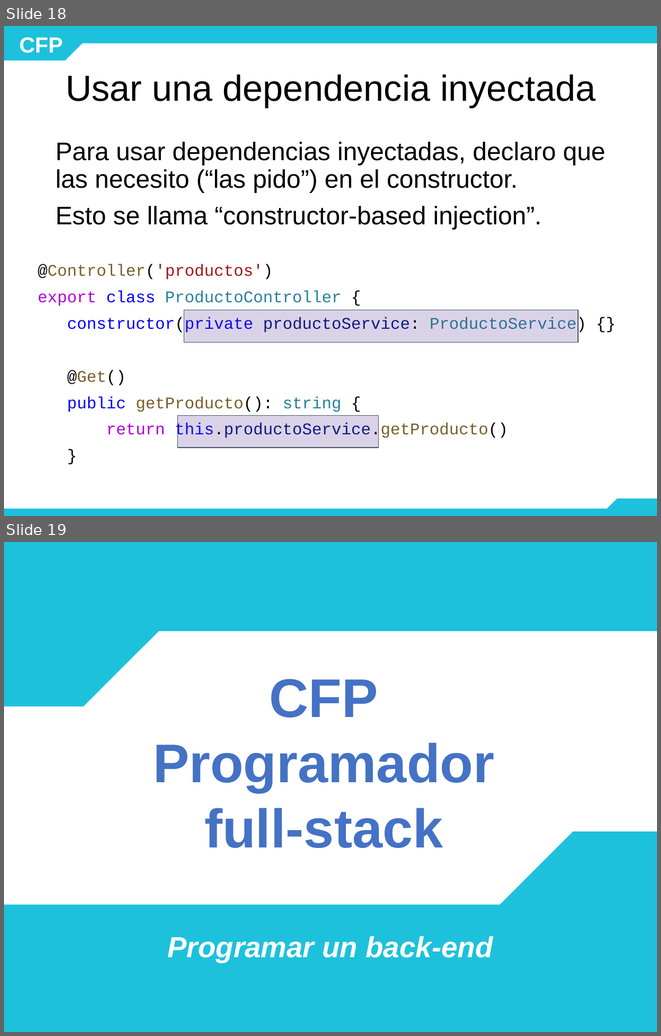
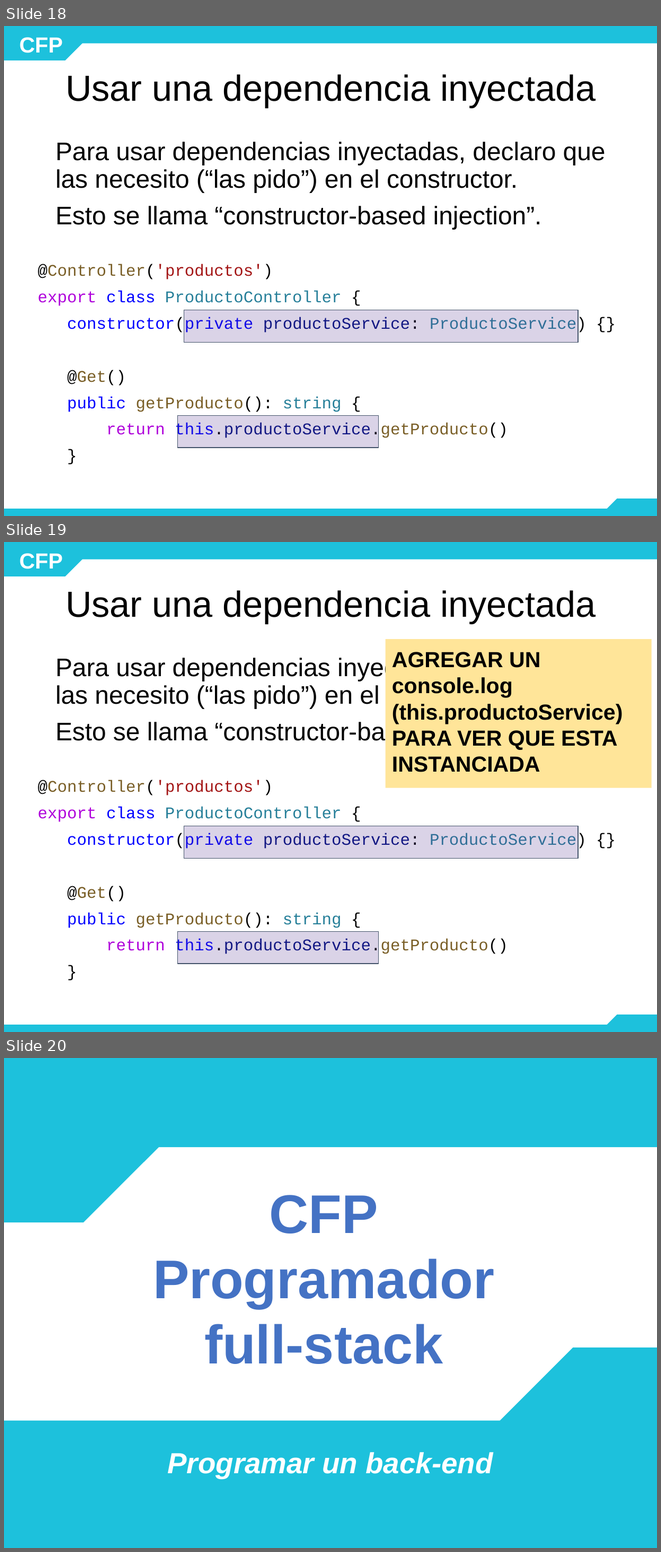
Before and after one commit to mariela21180/concesionaria, a slide deck: modulo4/4.3.1/- Teoria/03.1 MVC - Router y GET de API REST.pptx. Shown one above the other, each under a label of ours: slides 18 and 19 before the commit, slides 18, 19 and 20 after it. The pictures are 661x1036 and 661x1552 pixels, drawn with LibreOffice and Linux fonts; fonts in the diff are those of the drawing; background and template pictures are left out. Boxes give left, top, right and bottom in pixels: in the first picture for what was removed or moved away, otherwise in the second. Text is boxed around its words. In the diff, an @@ line names an element or a change of style, - is before the commit and + after.

```diff
--- a/modulo4/4.3.1/- Teoria/03.1 MVC - Router y GET de API REST.pptx
+++ b/modulo4/4.3.1/- Teoria/03.1 MVC - Router y GET de API REST.pptx
@@ slide 19 added at (x1=4, y1=542, x2=657, y2=1032), background #FFFFFF; not listed: 5 template elements that a slide beside it also shows @@
@@ title added at (x1=65, y1=590, x2=595, y2=624), 40 pt, text #000000 @@
+Usar una dependencia inyectada
@@ rectangle added at (x1=385, y1=640, x2=652, y2=788), fill #FFE599, 24 pt, text #000000, bold @@
+AGREGAR UN console.log (this.productoService) PARA VER QUE ESTA INSTANCIADA
@@ text added at (x1=55, y1=656, x2=556, y2=745), 28 pt, text #000000 @@
+Para usar dependencias inyectadas, declaro que las necesito (“las pido”) en el constructor.
+Esto se llama “constructor-based injection”.
@@ text added at (x1=38, y1=780, x2=586, y2=955), 18 pt, text #267F99 @@
+@Controller('productos')
+export class ProductoController {
+constructor(private productoService: ProductoService) {}
+@Get()
+public getProducto(): string {
+return this.productoService.getProducto()
+}
@@ rectangle added at (x1=184, y1=826, x2=578, y2=858), fill #543390 at 21% opacity, outline #44546A 0.75 pt @@
@@ rectangle added at (x1=178, y1=931, x2=379, y2=963), fill #543390 at 21% opacity, outline #44546A 0.75 pt @@
@@ what was slide 19 is now slide 20 @@
```
Also in this commit, not shown: 9 slides changed, 2 other slides added, 1 other file.
